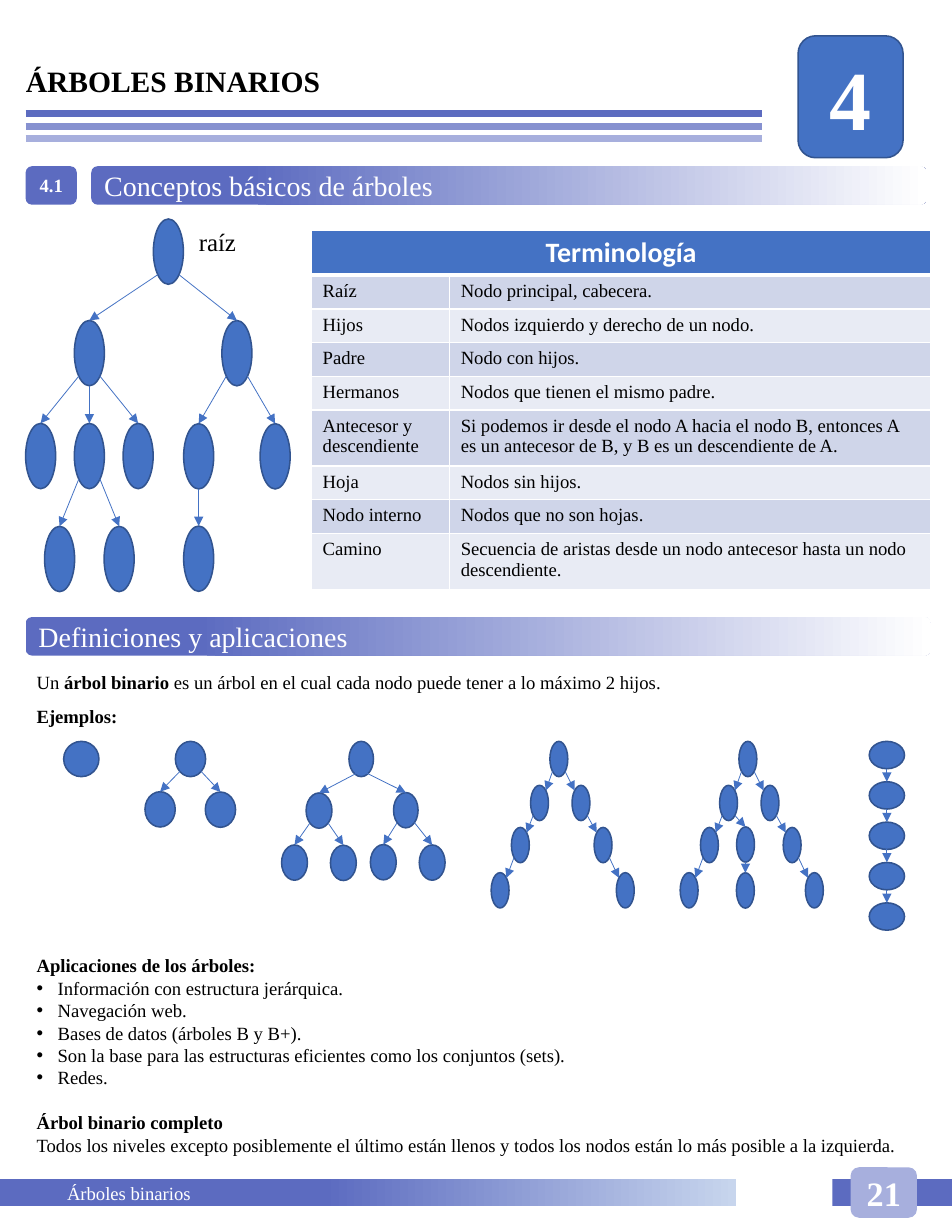
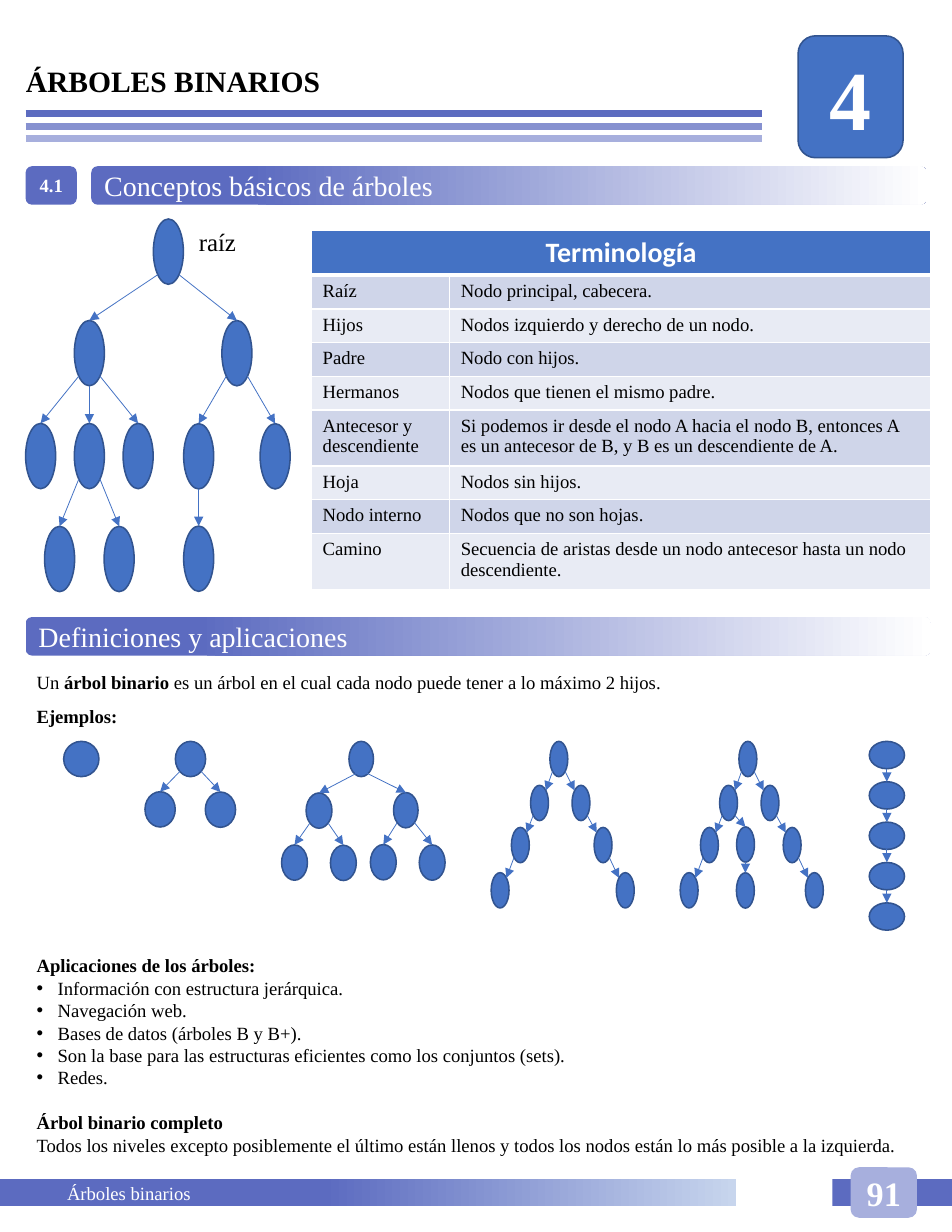
Before and after one commit to HugoEsparzaC/Libreta-Estructuras-II, a slide deck: slide 20 of Estructuras de Datos II.pptx. Drawn at 952x1232 pixels with LibreOffice and Linux fonts; fonts in the diff are those of the drawing. Boxes give left, top, right and bottom in pixels: in the first picture for what was removed or moved away, otherwise in the second. Text is boxed around its words. In the diff, an @@ line names an element or a change of style, - is before the commit and + after.

```diff
--- a/Estructuras de Datos II.pptx
+++ b/Estructuras de Datos II.pptx
@@ text in rounded rectangle at (867,1183,901,1206): text changed @@
-21
+91
```
Also in this commit, not shown: 1 other slide changed, 1 slide added, 1 other file.
